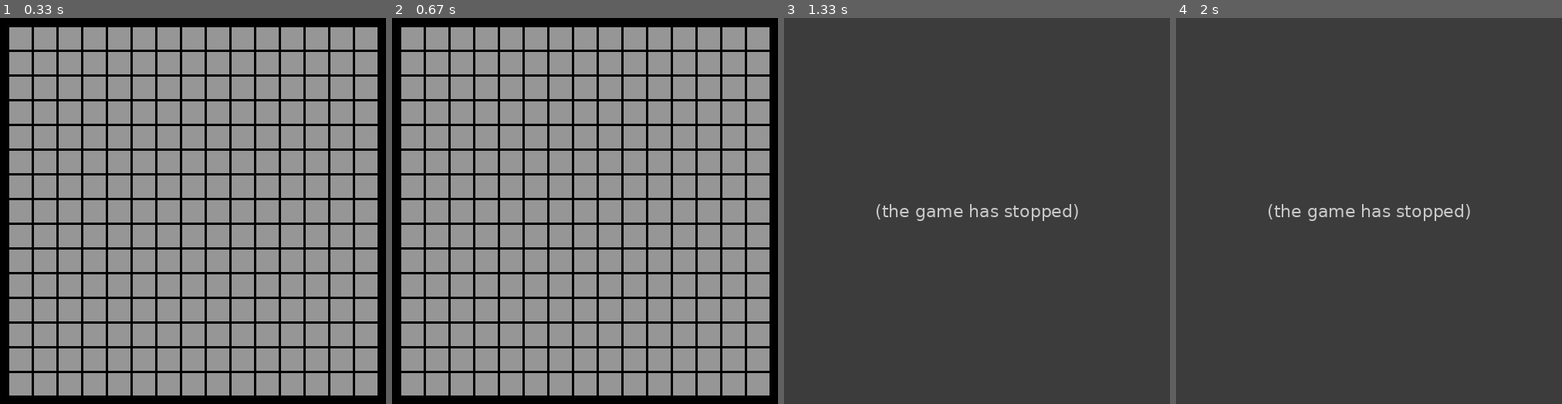
Above: before the commit, frames 1-4 (left to right).
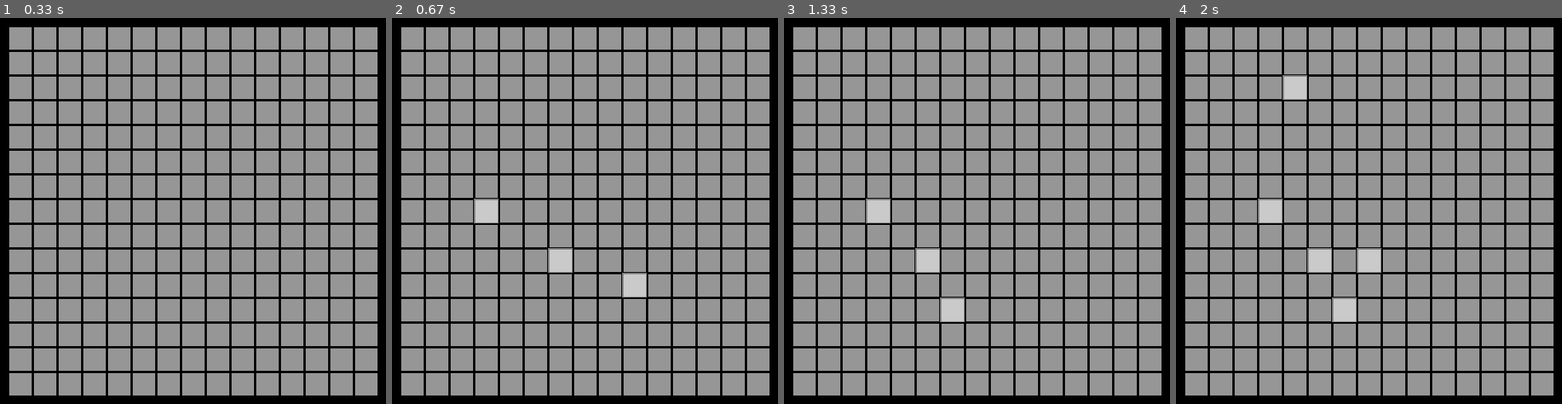
Above: after the commit, the same moments.

Repository: jrome5/python_projects
Game: pygame game, started from maze_solvers/maze_sim.py
Same seed, same stepped clock (60 frames per second), same inputs: the game is played once before the commit and once after it. The source is Python 2; it was converted automatically to run under Python 3.
Inputs (mouse positions are in pixels of both pictures, inside the frame that each line leads up to):
- Up to frame 1 (0.33 s): no input
- Up to frame 2 (0.67 s): press the mouse at (492, 214) at 0.37 s; move the mouse to (557, 253) at 0.47 s; release the mouse at (623, 295) at 0.6 s
- Up to frame 3 (1.33 s): tap G at 0.67 s; press the mouse at (884, 214) at 1.03 s; move the mouse to (922, 261) at 1.13 s; release the mouse at (957, 311) at 1.27 s
- Up to frame 4 (2 s): click (1369, 257) at 1.38 s; click (1307, 83) at 1.72 s

Frame 1 is identical in both runs. In frame 2, 1.2% of the frame differs, in the area x 21-66%, y 46-73%; in frame 3, 100%, in the area x 0-100%, y 0-100%; in frame 4, 100%.
Error before the commit: AttributeError: 'int' object has no attribute 'get_connections' (graph.py line 82); the game stopped at 0.67 s (later frames are placeholders)

Commit message:
Highlight cell that mouse is hovering

Diff:
--- a/maze_solvers/graph.py
+++ b/maze_solvers/graph.py
@@ -10,6 +10,7 @@
         self.visited = False
         self.distance = sys.maxint
         self.previous = None
+        self.highlighted = False
 
     def __str__(self):
         return str(self.id) + ' adjacent: ' + str([i.id for i in self.adjacent])
@@ -47,6 +48,12 @@
 
     def get_previous(self):
         return self.previous
+
+    def set_highlighted(self, state):
+        self.highlighted = state
+
+    def get_highlighted(self):
+        return self.highlighted
 
 class Graph:
     def __init__(self):
--- a/maze_solvers/maze_sim.py
+++ b/maze_solvers/maze_sim.py
@@ -114,9 +114,38 @@
 
 def printOpeningMessage():
     opening_message = "Welcome"
-    controls_message = "Press \'M\' to generate a new maze, press \'D\' to solve this with Dijkstra algorithm and press \'Esc\' to quit"
+    controls_message = "Press:"
+    controls_message = controls_message + "\n\'M\' to generate a new maze"
+    controls_message = controls_message + "\n\'D\' to solve with Dijkstra algorithm"
+    controls_message = controls_message + "\n press \'Esc\' to quit"
     print(opening_message + '\n' + controls_message)
     return
+
+def highlightCell(screen, mouse_pos, graph, config):
+    pos_x, pos_y = mouse_pos
+    padding = config.getPadding()
+    screen_width = config.getWidth()
+    screen_height = config.getHeight()
+
+    if((pos_x - padding) < 0 or (pos_y - padding) < 0):
+      return
+    if((pos_x - padding) >= screen_width or (pos_y - padding) >= screen_height):
+      return
+    grid_size = config.getGridSize()
+    width = config.getCellWidth()
+    col = (pos_x-padding) // width
+    row = (pos_y-padding) // width
+    cell_id = grid_size*row + col
+    v = graph.get_vertex(cell_id)
+    try:
+      if(not v.get_highlighted()):
+        v.set_highlighted(True)
+        s = pygame.Surface((width,width))  # the size of your rect
+        s.set_alpha(128)                # alpha level
+        s.fill((255,255,255))           # this fills the entire surface
+        screen.blit(s, (v.x,v.y))    # (0,0) are the top-left coordinate
+    except:
+      return
 
 def main():
     pygame.init()
@@ -132,8 +161,7 @@
     pygame.display.update()
     printOpeningMessage()
     running = True
-    for v in graph:
-      print(v)
+
     while running:
         clock.tick(sim_config.getFPS())
         for event in pygame.event.get():
@@ -149,7 +177,10 @@
                 dijkstra(screen, graph, sim_config) #get from start to end
                 time.sleep(1)
             if event.type == pygame.KEYDOWN and event.key == pygame.K_g:
-              graph.printAllConnections()
+                grid, graph = makeGrid(screen, sim_config)
+                generateGridGraph(graph, sim_config.getGridSize())
+            if event.type == pygame.MOUSEMOTION and pygame.mouse.get_focused():
+                highlightCell(screen, pygame.mouse.get_pos(), graph, sim_config)
         pygame.display.update()
     pygame.quit()
 
